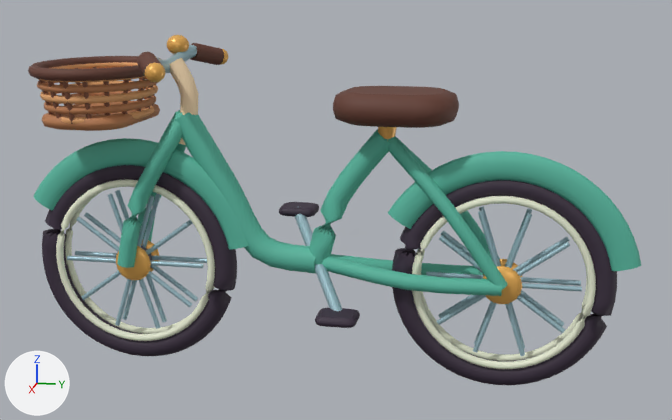
A saved change to the glTF model public/models/mounts/mount_bike.glb.
Both versions are drawn from a camera (50 mm lens) standing at (2.295, 0.534, 1.022) and looking at (-0.008, 0.074, 0.446). Lighting does not change. The marker at lower left points along +X, +Y and +Z. The first picture is the older version. Where no turn or scale is listed for an object, it has been applied to the vertices. Vertices at exactly the same position are counted once.

The first picture shows 'Carrocería de Bicicleta Paseo', 'Crank mesh', 'Wheel_Front mesh', 'Wheel_Rear mesh'.
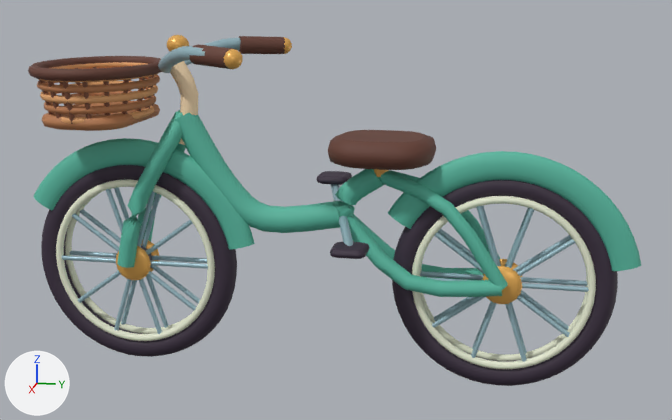
Where the newer file only moved an object's origin or applied its transform, the numbers keep the older frame.

Boxes [x1, y1, x2, y2] around the edits, measured in the pictures (672 x 420 px; the box of a moved part takes in the faces that stretch with it):
'Carrocería de Bicicleta Paseo', reshaped
    before: [28, 35, 641, 296]
    after: [28, 35, 641, 297]
'Wheel_Rear mesh', reshaped, moved
    before: [392, 180, 617, 385]
    after: [392, 180, 618, 386]
'Wheel_Front mesh', reshaped, moved
    before: [42, 165, 237, 356]
    after: [41, 165, 237, 357]
'Crank mesh', deleted
    before: [279, 202, 360, 328]
    faces in mat_atelier___ink (dark purple #382b3d): [279, 202, 360, 328]
    faces in mat_atelier___silver (greyish cyan #9bbdc7): [295, 214, 342, 311]
'Pedal_L mesh.002', added
    after: [330, 241, 369, 259]
'Pedal_R mesh.002', added
    after: [317, 171, 352, 185]
'Crank mesh.003', added
    after: [330, 184, 353, 246]
part 1 of me_carrocería_de_bicicleta_paseo, moved or reshaped (mostly hidden afterwards)
    before: [378, 127, 397, 139]
    after: [373, 169, 389, 177]
part 2 of me_carrocería_de_bicicleta_paseo, moved or reshaped
    before: [220, 49, 228, 65]
    after: [284, 37, 292, 54]
part 3 of me_carrocería_de_bicicleta_paseo, moved or reshaped
    before: [145, 62, 165, 82]
    after: [223, 49, 243, 69]
part 4 of me_carrocería_de_bicicleta_paseo, moved or reshaped
    before: [333, 86, 459, 128]
    after: [328, 130, 436, 170]
part 5 of me_carrocería_de_bicicleta_paseo, moved or reshaped
    before: [190, 43, 224, 65]
    after: [238, 36, 285, 54]
part 6 of me_carrocería_de_bicicleta_paseo, moved or reshaped
    before: [137, 52, 165, 77]
    after: [189, 44, 233, 69]
part 7 of me_carrocería_de_bicicleta_paseo, moved or reshaped
    before: [191, 129, 494, 295]
    after: [190, 153, 494, 297]
part 8 of me_carrocería_de_bicicleta_paseo, moved or reshaped
    before: [156, 45, 197, 73]
    after: [158, 38, 240, 73]

The change, as a diff of the scene's bpy script:
```diff
--- a/public/models/mounts/mount_bike.glb.py
+++ b/public/models/mounts/mount_bike.glb.py
@@ me_carrocería_de_bicicleta_paseo @@
-me_carrocería_de_bicicleta_paseo.from_pydata(...)  # 4682 vertices, 9212 faces; spans x -0.26..0.26, y -0.76..0.84, z 0.0..0.62
+me_carrocería_de_bicicleta_paseo.from_pydata(...)  # 4682 vertices, 9212 faces; spans x -0.26..0.26, y -0.76..0.84, z -0.01..0.62
+# me_carrocería_de_bicicleta_paseo part 1: the loose piece of 52 vertices spanning x -0.02..0.02, y 0.18..0.24, z 0.38..0.46 is scaled about its middle by (1, 0.982, 0.703), then moved by (0.0, -0.02, -0.11)
+# me_carrocería_de_bicicleta_paseo part 2: the loose piece of 96 vertices spanning x -0.26..-0.22, y -0.33..-0.28, z 0.53..0.58 is moved by (0.01, 0.19, 0.03)
+# me_carrocería_de_bicicleta_paseo part 3: the loose piece of 96 vertices spanning x 0.22..0.26, y -0.33..-0.28, z 0.53..0.58 is moved by (-0.01, 0.19, 0.03)
+# me_carrocería_de_bicicleta_paseo part 4: the loose piece of 120 vertices spanning x -0.12..0.12, y 0.07..0.38, z 0.42..0.5 is scaled about its middle by (0.986, 0.846, 0.87), then moved by (0.0, -0.03, -0.11)
+# me_carrocería_de_bicicleta_paseo part 5: the loose piece of 22 vertices spanning x -0.25..-0.15, y -0.38..-0.29, z 0.53..0.6 is multiplied about its middle by the matrix ((1.148, 0.577, 0.115), (-0.556, 1.146, -0.206), (-0.194, 0.134, 1.268)), then moved by (0.0, 0.16, 0.03)
+# me_carrocería_de_bicicleta_paseo part 6: the loose piece of 22 vertices spanning x 0.15..0.25, y -0.38..-0.29, z 0.53..0.6 is multiplied about its middle by the matrix ((1.148, -0.577, -0.115), (0.556, 1.146, -0.206), (0.194, 0.134, 1.268)), then moved by (0.0, 0.16, 0.03)
+# me_carrocería_de_bicicleta_paseo part 7: 455 of 4682 vertices moved; they spanned x -0.08..0.08, y -0.28..0.43, z 0.0..0.4 and now span x -0.08..0.08, y -0.28..0.43, z -0.01..0.31; mean shift (0.0, 0.02, 0.03); largest move (0.0, 0.02, 0.02) -> (0.0, 0.1, 0.14)
+# me_carrocería_de_bicicleta_paseo part 8: 176 of 4682 vertices moved; they spanned x -0.25..0.25, y -0.39..-0.29, z 0.54..0.59 and now span x -0.25..0.25, y -0.37..-0.11, z 0.54..0.61; mean shift (0.0, 0.1, 0.02); largest move (-0.25, -0.32, 0.56) -> (-0.25, -0.13, 0.59)
 me_carrocería_de_bicicleta_paseo.materials.append(mat_atelier___bikeframepaint)
@@ me_wheel_front_mesh @@
-me_wheel_front_mesh.from_pydata(...)  # 1956 vertices, 3852 faces; spans x -0.046..0.046, y -0.282..0.282, z 0.0..0.563
+me_wheel_front_mesh.from_pydata(...)  # 2376 vertices, 4692 faces; spans x -0.046..0.046, y -0.282..0.282, z 0.0..0.564
+# me_wheel_front_mesh part 9: 345 vertices moved from x -0.034..0.034, y -0.282..0.195, z 0.062..0.563 to x -0.034..0.034, y -0.266..0.217, z 0.061..0.564; 749 vertices removed from x -0.034..0.034, y -0.271..0.282, z 0.0..0.555; 1169 vertices added at x -0.034..0.034, y -0.282..0.282, z 0.0..0.56
 me_wheel_front_mesh.materials.append(mat_atelier___ink)
@@ me_wheel_rear_mesh @@
-me_wheel_rear_mesh.from_pydata(...)  # 1956 vertices, 3852 faces; spans x -0.046..0.046, y -0.282..0.282, z 0.0..0.563
+me_wheel_rear_mesh.from_pydata(...)  # 2376 vertices, 4692 faces; spans x -0.046..0.046, y -0.282..0.282, z 0.0..0.564
+# me_wheel_rear_mesh part 10: 345 vertices moved from x -0.034..0.034, y -0.282..0.195, z 0.062..0.563 to x -0.034..0.034, y -0.266..0.217, z 0.061..0.564; 749 vertices removed from x -0.034..0.034, y -0.271..0.282, z 0.0..0.555; 1169 vertices added at x -0.034..0.034, y -0.282..0.282, z 0.0..0.56
 me_wheel_rear_mesh.materials.append(mat_atelier___ink)
@@ ob_crank_mesh @@
-ob_crank_mesh = bpy.data.objects.new('Crank mesh', me_crank_mesh)
@@ ob_pedal_r_mesh_002 @@
+ob_pedal_r_mesh_002 = bpy.data.objects.new('Pedal_R mesh.002', me_pedal_r_mesh_002)  # 120 vertices, 236 faces; spans x -0.047..0.047, y -0.0435..0.0435, z 0.0..0.022; in mat_atelier___ink (dark purple #382b3d)
+ob_pedal_r_mesh_002.location = (-0.148, 0.041, 0.49)
@@ ob_pedal_l_mesh_002 @@
+ob_pedal_l_mesh_002 = bpy.data.objects.new('Pedal_L mesh.002', me_pedal_r_mesh_002.copy())
+ob_pedal_l_mesh_002.location = (0.148, 0.139, 0.375)
@@ ob_crank_mesh_003 @@
+ob_crank_mesh_003 = bpy.data.objects.new('Crank mesh.003', me_crank_mesh_003)  # 44 vertices, 80 faces; spans x -0.151..0.151, y -0.06..0.06, z 0.0..0.127; in mat_atelier___silver (greyish cyan #9bbdc7)
+ob_crank_mesh_003.location = (0.0, 0.09, 0.375)
```
